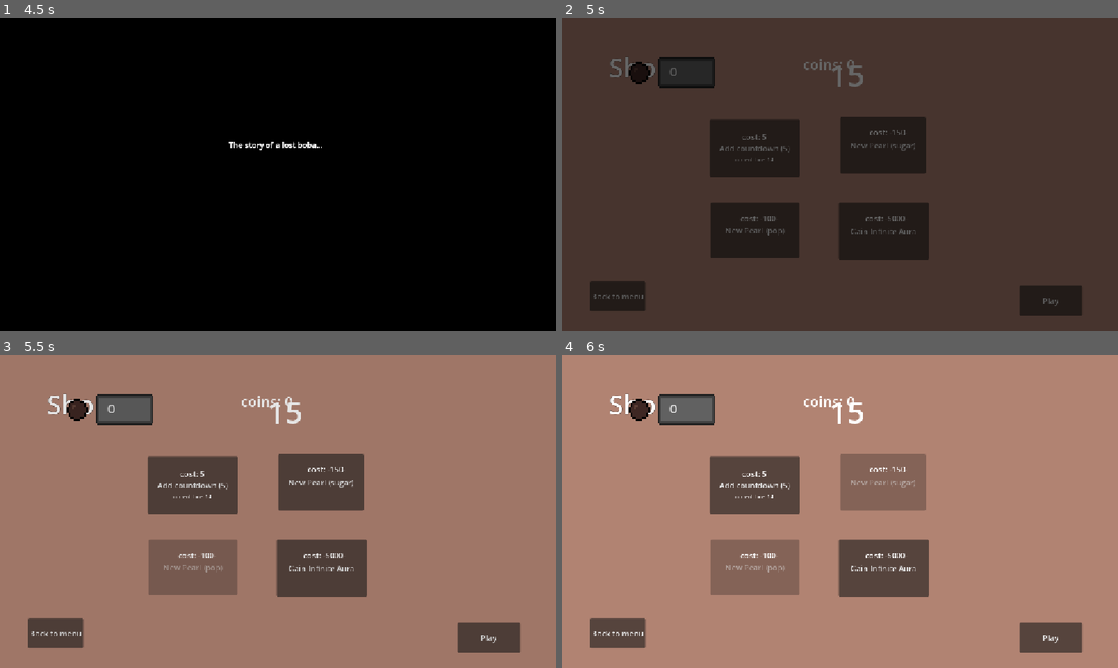
Above: before the commit, frames 1-4 (two rows, left to right).
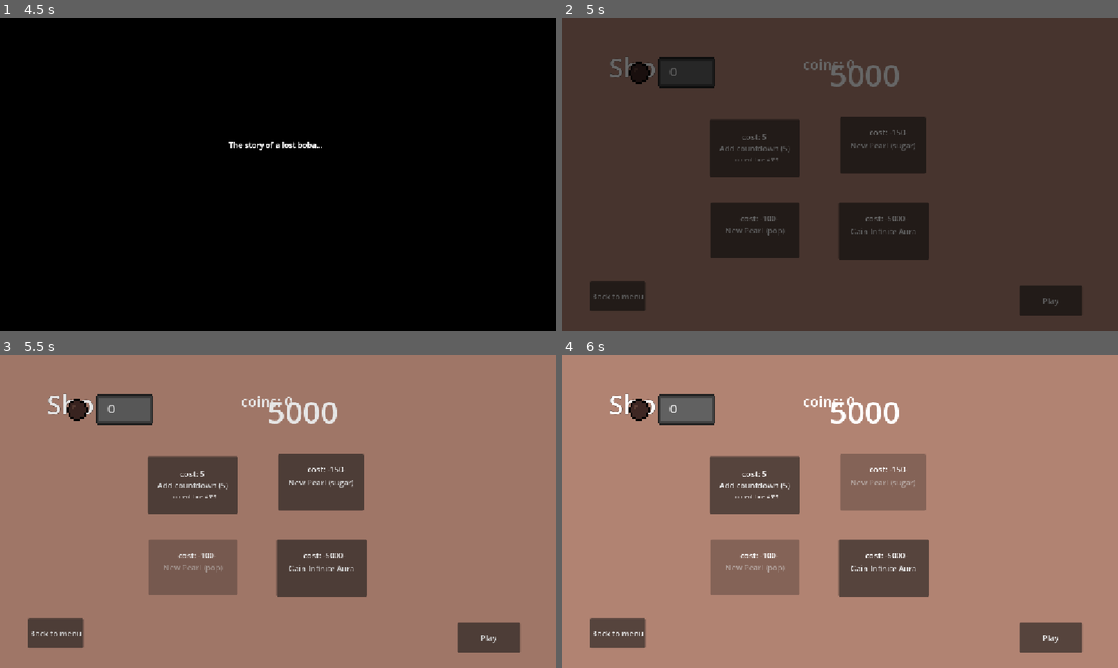
Above: after the commit, the same moments.

Repository: Adi-Ari-17/tapioca-run
Game: Godot game, scene res://scenes/main.tscn
The game is run twice, just before and just after one commit, with the same random seed, the same clock (stepped at 60 frames per second) and the same inputs.
Inputs:
- Up to frame 1 (4.5 s): click "Start Game" at 0.5 s; click "Start Game" at 1.25 s; click "Shop" at 2 s; click "credits" at 2.75 s; hold Up (up) 3.53-4.28 s; hold Right (right) from 3.53 s (still down); tap I (interact) at 4.35 s
- Up to frame 2 (5 s): keep holding Right (right); tap Up (up) at 4.52, 4.55, 4.82 s
- Up to frame 3 (5.5 s): release Right (right) at 5 s; click "New Pearl (pop)" at 5 s
- Up to frame 4 (6 s): click "New Pearl (sugar)" at 5.75 s

Frame 1 is identical in both runs. In frame 2, 0.4% of the frame differs, in the area x 36-61%, y 15-46%; in frame 3, 0.4%; in frame 4, 0.4%.

Commit message:
levels

Diff:
--- a/tapioca-run/scenes/level2.tscn
+++ b/tapioca-run/scenes/level2.tscn
@@ -163,11 +163,20 @@
 sources/0 = SubResource("TileSetAtlasSource_2k3dv")
 sources/1 = SubResource("TileSetAtlasSource_alqfr")
 
+[sub_resource type="RectangleShape2D" id="RectangleShape2D_flyrt"]
+size = Vector2(255, 13)
+
+[sub_resource type="RectangleShape2D" id="RectangleShape2D_irfqh"]
+size = Vector2(95.5, 11)
+
+[sub_resource type="RectangleShape2D" id="RectangleShape2D_mha7b"]
+size = Vector2(63, 12)
+
 [node name="Node2D" type="Node2D" unique_id=1333573491]
 
 [node name="TileMapLayer" type="TileMapLayer" parent="." unique_id=156618096]
 rotation = 0.0013368374
-tile_map_data = PackedByteArray("AAACAAEAAQABAAAAAAADAAEAAQA …(3880 unchanged characters)… dAAsAAAABAAAAAAAeAAoAAAAAAAEAAAAeAAkAAAAAAAEAAAAeAAgAAAAAAAEAAAAeAAcAAAAAAAEAAAAe …(10098 unchanged characters)…
+tile_map_data = PackedByteArray("AAACAAEAAQABAAAAAAADAAEAAQA …(3880 unchanged characters)… dAAsAAAABAAAAAAAeAAoAAAAAAAEAAAAeAAkAAAABAAEAAAAeAAgAAAAAAAEAAAAeAAcAAAAAAAEAAAAe …(10098 unchanged characters)…
 tile_set = SubResource("TileSet_yqkch")
 
 [node name="coins" type="Node2D" parent="." unique_id=1500810757]
@@ -315,3 +324,33 @@
 
 [node name="coin48" parent="coins" unique_id=2090413246 instance=ExtResource("3_4038r")]
 position = Vector2(1459, 262)
+
+[node name="Area2D" type="Area2D" parent="." unique_id=811473190 groups=["hazards"]]
+
+[node name="CollisionShape2D" type="CollisionShape2D" parent="Area2D" unique_id=1635970602]
+position = Vector2(736.5, 58.5)
+shape = SubResource("RectangleShape2D_flyrt")
+
+[node name="CollisionShape2D2" type="CollisionShape2D" parent="Area2D" unique_id=944978859]
+position = Vector2(463, 635)
+shape = SubResource("RectangleShape2D_irfqh")
+
+[node name="CollisionShape2D3" type="CollisionShape2D" parent="Area2D" unique_id=1031667816]
+position = Vector2(591, 635)
+shape = SubResource("RectangleShape2D_irfqh")
+
+[node name="CollisionShape2D4" type="CollisionShape2D" parent="Area2D" unique_id=1163340005]
+position = Vector2(720, 635)
+shape = SubResource("RectangleShape2D_irfqh")
+
+[node name="CollisionShape2D5" type="CollisionShape2D" parent="Area2D" unique_id=918005311]
+position = Vector2(1232, 123)
+shape = SubResource("RectangleShape2D_irfqh")
+
+[node name="CollisionShape2D6" type="CollisionShape2D" parent="Area2D" unique_id=207410809]
+position = Vector2(1201, 124)
+shape = SubResource("RectangleShape2D_irfqh")
+
+[node name="CollisionShape2D7" type="CollisionShape2D" parent="Area2D" unique_id=663336704]
+position = Vector2(863.5, 347)
+shape = SubResource("RectangleShape2D_mha7b")
--- a/tapioca-run/scenes/level_1.tscn
+++ b/tapioca-run/scenes/level_1.tscn
@@ -5,6 +5,7 @@
 [ext_resource type="TileSet" uid="uid://dxrqhowa2v405" path="res://assets/other/concretetiles.tres" id="2_5xbjy"]
 [ext_resource type="PackedScene" uid="uid://bfebo7q2u2tkk" path="res://scenes/coins.tscn" id="2_bswci"]
 [ext_resource type="Texture2D" uid="uid://bfwq1rrp6oan5" path="res://assets/sprites/sign.png" id="4_5xbjy"]
+[ext_resource type="Texture2D" uid="uid://dihx5fnmcfypp" path="res://assets/sprites/transition.png" id="6_fcfvj"]
 
 [sub_resource type="RectangleShape2D" id="RectangleShape2D_6mc5i"]
 size = Vector2(128, 7)
@@ -14,6 +15,23 @@
 [sub_resource type="LabelSettings" id="LabelSettings_flyrt"]
 
 [sub_resource type="LabelSettings" id="LabelSettings_irfqh"]
+
+[sub_resource type="GDScript" id="GDScript_pa8r4"]
+script/source = "extends Area2D
+
+
+# Called when the node enters the scene tree for the first time.
+func _ready() -> void:
+	pass # Replace with function body.
+
+
+# Called every frame. 'delta' is the elapsed time since the previous frame.
+func _process(delta: float) -> void:
+	pass
+"
+
+[sub_resource type="RectangleShape2D" id="RectangleShape2D_flyrt"]
+size = Vector2(24, 262)
 
 [node name="level1" type="Node2D" unique_id=1795356896]
 script = ExtResource("1_4nkto")
@@ -1574,3 +1592,17 @@
 offset_bottom = -34.0
 text = "spikes decrease your bounces"
 label_settings = SubResource("LabelSettings_irfqh")
+
+[node name="Area2D" type="Area2D" parent="." unique_id=581688468]
+script = SubResource("GDScript_pa8r4")
+
+[node name="CollisionShape2D" type="CollisionShape2D" parent="Area2D" unique_id=1852410823]
+position = Vector2(2868, -383)
+shape = SubResource("RectangleShape2D_flyrt")
+
+[node name="Sprite2D" type="Sprite2D" parent="Area2D" unique_id=2144088327]
+position = Vector2(2860, -366)
+scale = Vector2(1.3125, 3.5468755)
+texture = ExtResource("6_fcfvj")
+
+[connection signal="body_entered" from="Area2D" to="." method="_on_body_entered"]
--- a/tapioca-run/scripts/GameManager.gd
+++ b/tapioca-run/scripts/GameManager.gd
@@ -5,7 +5,7 @@
 var spawn_pos: Vector2 = Vector2(0, 0)
 var coins: int = 0
 var countdown: int = 0
-var count_max: int = 15
+var count_max: int = 5000
 var timecost: int = 5
 var first_time: bool = true
 var player_state: String = "normal"
--- a/tapioca-run/scripts/level_1.gd
+++ b/tapioca-run/scripts/level_1.gd
@@ -18,3 +18,12 @@
 		label.hide()
 		label2.hide()
 		label3.hide()
+
+
+
+
+func _on_body_entered(body: Node2D) -> void:
+	if body.name == "Player":
+		var main_node = get_tree().root.get_node("Main")
+		if main_node and main_node.has_method("change_level"):
+			main_node.change_level("res://scenes/level2.tscn", Vector2(0, 0))
